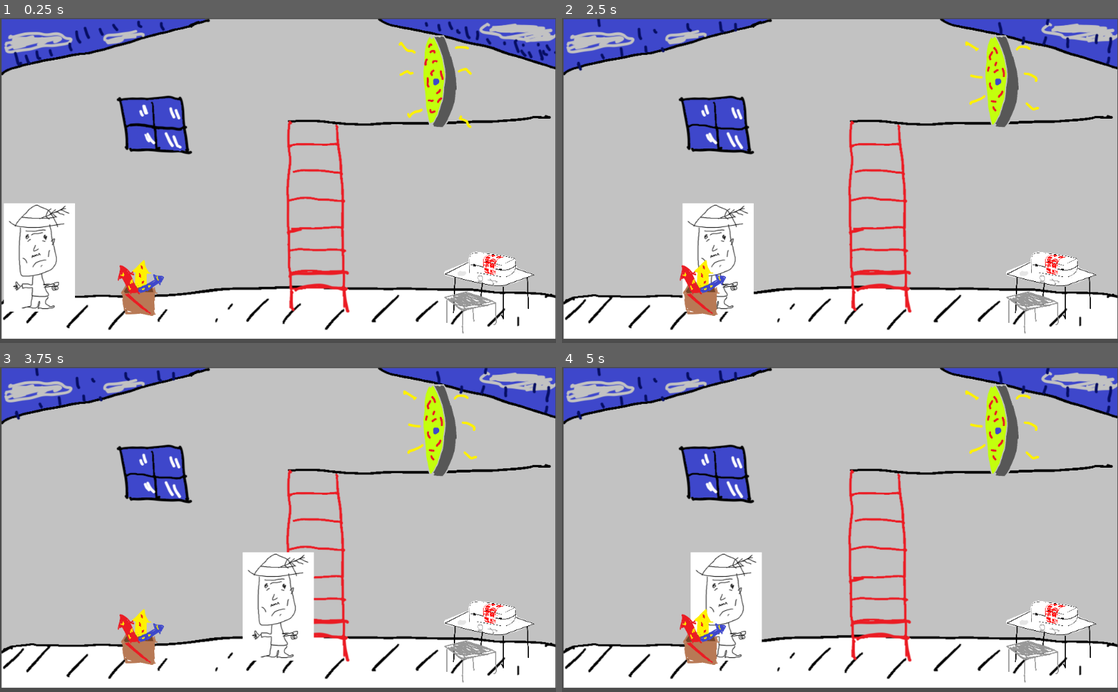
Above: before the commit, frames 1-4 (two rows, left to right).
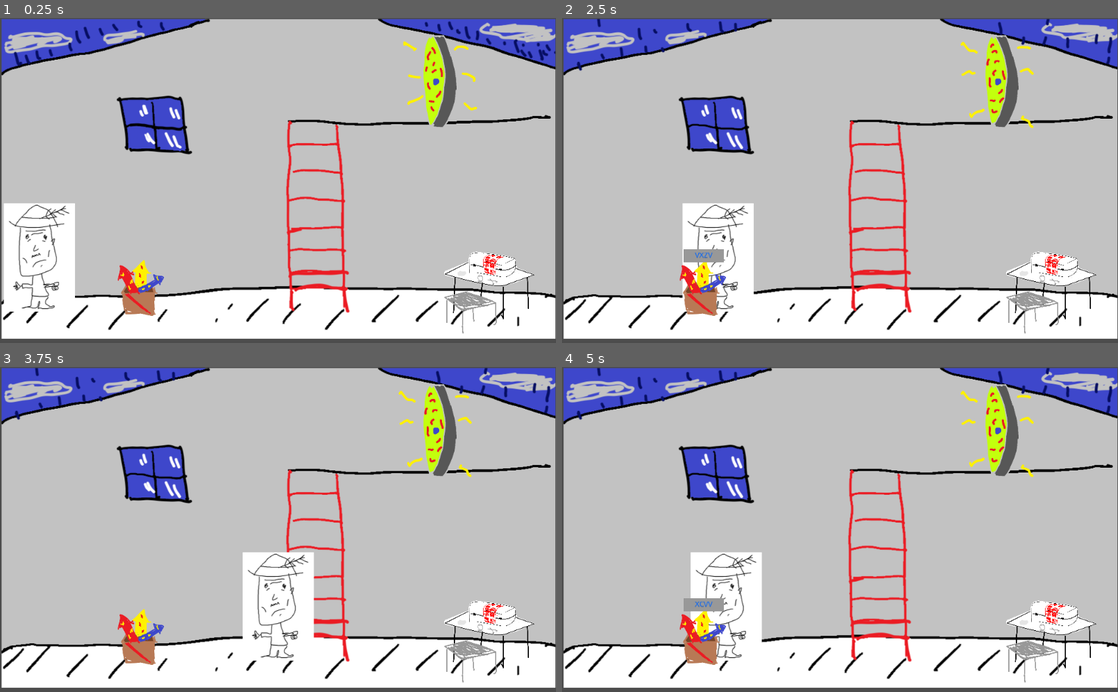
Above: after the commit, the same moments.

Repository: geojax/The-Un-Stable
Game: Godot game, scene res://Player.tscn
The game is run twice, just before and just after one commit, with the same random seed, the same clock (stepped at 60 frames per second) and the same inputs.
Inputs (mouse positions are in pixels of both pictures, inside the frame that each line leads up to):
- Up to frame 1 (0.25 s): no input
- Up to frame 2 (2.5 s): hold Right (right) 0.53-1.25 s; click (739, 255) at 1.27 s; type "12" at 1.35 s; hold Down (down) from 2.03 s (still down)
- Up to frame 3 (3.75 s): release Down (down) at 2.78 s; hold Right (right) 2.78-3.53 s; hold Up (up) from 3.53 s (still down)
- Up to frame 4 (5 s): tap Enter at 4.25 s; release Up (up) at 4.28 s; hold Left (left) from 4.28 s (still down)

The runs differ from the first frame. In frame 1, 0.5% of the frame differs, in the area x 71-86%, y 4-34%; in frame 2, 0.8%; in frame 3, 0.5%; in frame 4, 0.8%, in the area x 21-86%, y 4-76%.
Error before the commit: Invalid set index 'visible' (on base: 'null instance') with value of type 'bool'. (res://Interactable.gd:29)

Commit message:
reset typing game when necessary

Diff:
--- /dev/null
+++ b/Fireworks.gd
@@ -0,0 +1,16 @@
+extends "Interactible.gd"
+
+
+# Declare member variables here. Examples:
+# var a = 2
+# var b = "text"
+
+
+# Called when the node enters the scene tree for the first time.
+func _ready():
+	pass # Replace with function body.
+
+
+# Called every frame. 'delta' is the elapsed time since the previous frame.
+#func _process(delta):
+#	pass
--- a/Fireworks.tscn
+++ b/Fireworks.tscn
@@ -2,7 +2,7 @@
 
 [ext_resource path="res://TypingGame.tscn" type="PackedScene" id=1]
 [ext_resource path="res://Art/Fireworks.png" type="Texture" id=2]
-[ext_resource path="res://Interactable.gd" type="Script" id=3]
+[ext_resource path="res://Fireworks.gd" type="Script" id=3]
 
 [sub_resource type="RectangleShape2D" id=1]
 extents = Vector2( 69.8688, 29.8371 )
--- a/Interactable.gd
+++ b/Interactible.gd
@@ -4,7 +4,7 @@
 # Declare member variables here. Examples:
 # var a = 2
 # var b = "text"
-
+onready var typingGame := get_node("TypingGame")
 
 # Called when the node enters the scene tree for the first time.
 func _ready():
@@ -20,11 +20,12 @@
 
 
 func _on_Area2D_area_entered(area):
+	typingGame.resetGame()
 	$TypingGame/LineEdit.grab_focus()
-	$TypingGame.visible = true
+	typingGame.visible = true
 	pass # Replace with function body.
 
 
 func _on_Area2D_area_exited(area):
-	$TypingGame.visible = false
+	typingGame.visible = false
 	pass # Replace with function body.
--- a/Medbay.tscn
+++ b/Medbay.tscn
@@ -2,7 +2,7 @@
 
 [ext_resource path="res://Art/Medbay.png" type="Texture" id=1]
 [ext_resource path="res://TypingGame.tscn" type="PackedScene" id=2]
-[ext_resource path="res://Interactable.gd" type="Script" id=3]
+[ext_resource path="res://Interactible.gd" type="Script" id=3]
 
 [sub_resource type="RectangleShape2D" id=1]
 extents = Vector2( 91.4581, 68.7383 )
--- a/Portal.tscn
+++ b/Portal.tscn
@@ -3,7 +3,7 @@
 [ext_resource path="res://Art/Portal1.png" type="Texture" id=1]
 [ext_resource path="res://Art/Portal2.png" type="Texture" id=2]
 [ext_resource path="res://TypingGame.tscn" type="PackedScene" id=3]
-[ext_resource path="res://Interactable.gd" type="Script" id=4]
+[ext_resource path="res://Interactible.gd" type="Script" id=4]
 
 [sub_resource type="SpriteFrames" id=1]
 animations = [ {
@@ -22,6 +22,7 @@
 [node name="AnimatedSprite" type="AnimatedSprite" parent="."]
 scale = Vector2( 0.41435, 0.41435 )
 frames = SubResource( 1 )
+frame = 1
 playing = true
 
 [node name="TypingGame" parent="." instance=ExtResource( 3 )]
--- a/TypingGame.gd
+++ b/TypingGame.gd
@@ -7,12 +7,24 @@
 var code := String()
 var progress := 0
 var viableChars := ["Z", "X", "C", "V"]
+onready var label1 = get_node("Label")
+onready var label2 = get_node("Label2")
+onready var lineEdit = get_node("LineEdit")
 # Called when the node enters the scene tree for the first time.
+
+func resetGame():
+	progress = 0
+	lineEdit.clear()
+	label2.text = String()
+	code = String()
+	for _c in range(0, 4):
+		code += viableChars[rand_range(0, 4)]
+	label1.text = code
+
 func _ready():
 	#$LineEdit.grab_focus()
-	for c in viableChars:
-		code += viableChars[rand_range(0, 4)]
-	$Label.text = code
+	resetGame()
+	label1.text = code
 	pass # Replace with function body.
 
 
@@ -21,16 +33,23 @@
 #	pass
 
 func _on_LineEdit_text_changed(new_text):
-	new_text = new_text.to_upper()
-	if new_text != code.substr(0, len(new_text)):
-		$AnimationPlayer.play("Failure")
-		pass
-	$Label2.text += code[progress]
-	if progress < 3:
-		progress += 1
+	if (new_text != ""):
+		new_text = new_text.to_upper()
+		#fail state
+		if new_text != code.substr(0, len(new_text)):
+			$AnimationPlayer.play("Failure")
+			#animation calls resetGame()!
+			pass
+		label2.text += code[progress]
+		if progress < 3:
+			progress += 1
+
+	if progress == 3 and new_text == code:
+		print("success")
+		resetGame()
 	pass # Replace with function body.
 
-
-func _on_AnimationPlayer_animation_finished(anim_name):
-	queue_free()
-	pass # Replace with function body.
+#
+#func _on_AnimationPlayer_animation_finished(anim_name):
+#	queue_free()
+#	pass # Replace with function body.
--- a/TypingGame.tscn
+++ b/TypingGame.tscn
@@ -23,6 +23,20 @@
 "transitions": PoolRealArray( 1, 1, 1 ),
 "update": 0,
 "values": [ Color( 0.6, 0.6, 0.6, 0 ), Color( 0.576471, 0.0666667, 0.0666667, 0.764706 ), Color( 0.133333, 0.0156863, 0.0156863, 0 ) ]
+}
+tracks/1/type = "method"
+tracks/1/path = NodePath(".")
+tracks/1/interp = 1
+tracks/1/loop_wrap = true
+tracks/1/imported = false
+tracks/1/enabled = true
+tracks/1/keys = {
+"times": PoolRealArray( 1 ),
+"transitions": PoolRealArray( 1 ),
+"values": [ {
+"args": [  ],
+"method": "resetGame"
+} ]
 }
 
 [node name="Node2D" type="Node2D"]
